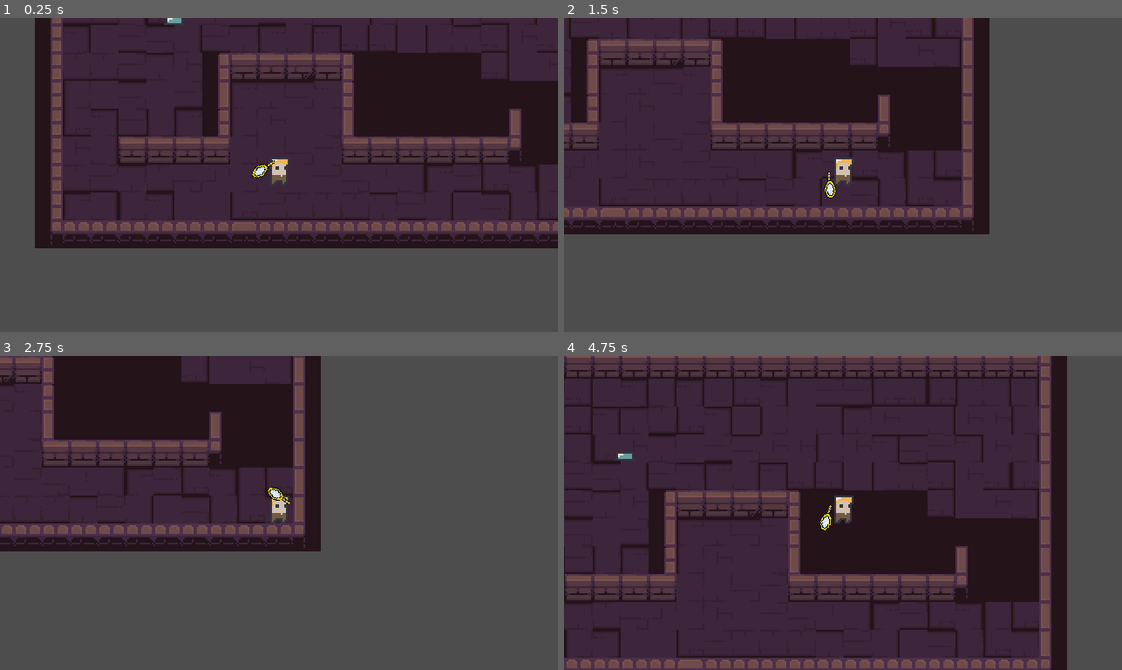
Above: before the commit, frames 1-4 (two rows, left to right).
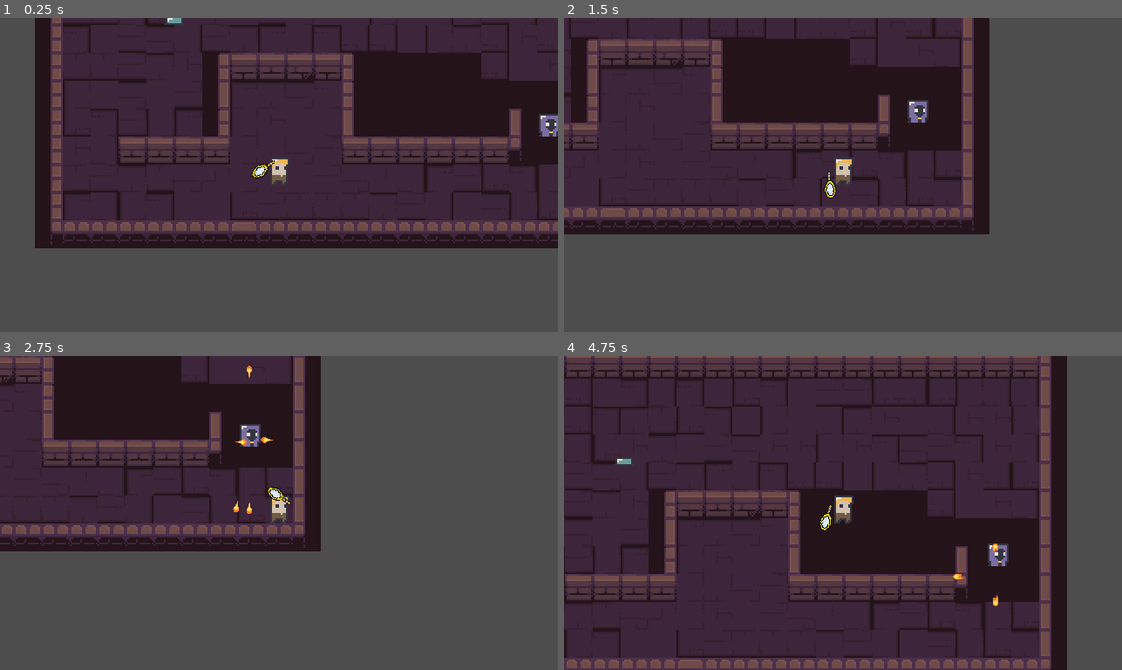
Above: after the commit, the same moments.

Repository: Z3BINI/mirror-attack
Game: Godot game, scene res://scenes/levels/test_level.tscn
Two runs of this game, one before a commit and one after it. Both use one fixed random seed, a clock stepped at 60 frames per second and the inputs below. The project has no main scene, so this scene is started directly.
Inputs (mouse positions are in pixels of both pictures, inside the frame that each line leads up to):
- Up to frame 1 (0.25 s): no input
- Up to frame 2 (1.5 s): tap Enter at 0.5 s; move the mouse to (965, 159) at 0.52 s; hold D (move_right) 0.53-1.28 s; tap F (dash) at 0.6 s; move the mouse to (731, 190) at 1.27 s; hold S (move_down) from 1.28 s (still down); tap Shift (sprint) at 1.35 s
- Up to frame 3 (2.75 s): tap Space at 2 s; move the mouse to (334, 443) at 2.02 s; release S (move_down) at 2.03 s; hold D (move_right) from 2.03 s (still down); tap F (dash) at 2.1 s
- Up to frame 4 (4.75 s): move the mouse to (815, 575) at 2.77 s; release D (move_right) at 2.78 s; hold W (move_up) 2.78-3.53 s; tap Shift (sprint) at 2.85, 4.35 s; move the mouse to (1010, 560) at 3.52 s; hold A (move_left) from 3.53 s (still down); tap F (dash) at 3.6 s; move the mouse to (675, 465) at 4.27 s

The runs differ from the first frame. In frame 1, 0.2% of the frame differs, in the area x 96-100%, y 30-38%; in frame 2, 0.3%; in frame 3, 0.4%; in frame 4, 0.4%, in the area x 9-80%, y 31-80%.

Commit message:
Testing second enemy

Diff:
--- a/scenes/levels/test_level.tscn
+++ b/scenes/levels/test_level.tscn
@@ -1,8 +1,9 @@
-[gd_scene load_steps=4 format=3 uid="uid://rij7ej0q4exh"]
+[gd_scene load_steps=5 format=3 uid="uid://rij7ej0q4exh"]
 
 [ext_resource type="PackedScene" uid="uid://pyqf43y8il2l" path="res://scenes/tile_maps/dungeon_tile_map.tscn" id="1_ur2qj"]
 [ext_resource type="PackedScene" uid="uid://bl4wfwlb1kwnb" path="res://scenes/player/player.tscn" id="2_bf2re"]
 [ext_resource type="PackedScene" uid="uid://1du512wqwxn1" path="res://scenes/enemies/enemy.tscn" id="3_la4cg"]
+[ext_resource type="PackedScene" uid="uid://dryr8o4sbpub4" path="res://scenes/enemies/enemy_2.tscn" id="4_iqb1p"]
 
 [node name="TestLevel" type="Node2D"]
 position = Vector2(0, 1)
@@ -15,3 +16,7 @@
 
 [node name="Enemy" parent="." node_paths=PackedStringArray("PLAYER") instance=ExtResource("3_la4cg")]
 PLAYER = NodePath("../Player")
+
+[node name="Enemy2" parent="." node_paths=PackedStringArray("PLAYER") instance=ExtResource("4_iqb1p")]
+position = Vector2(215, 64)
+PLAYER = NodePath("../Player")
